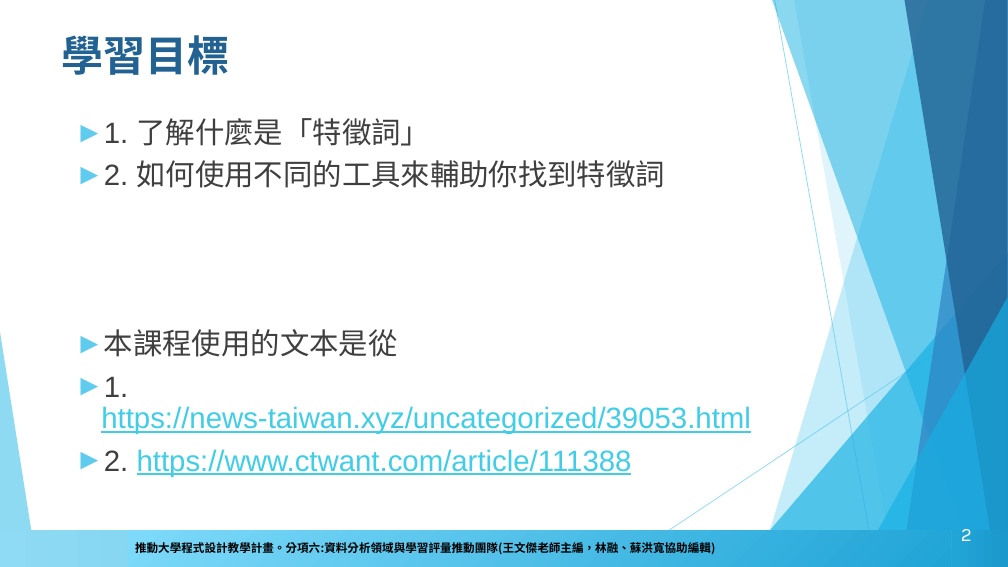
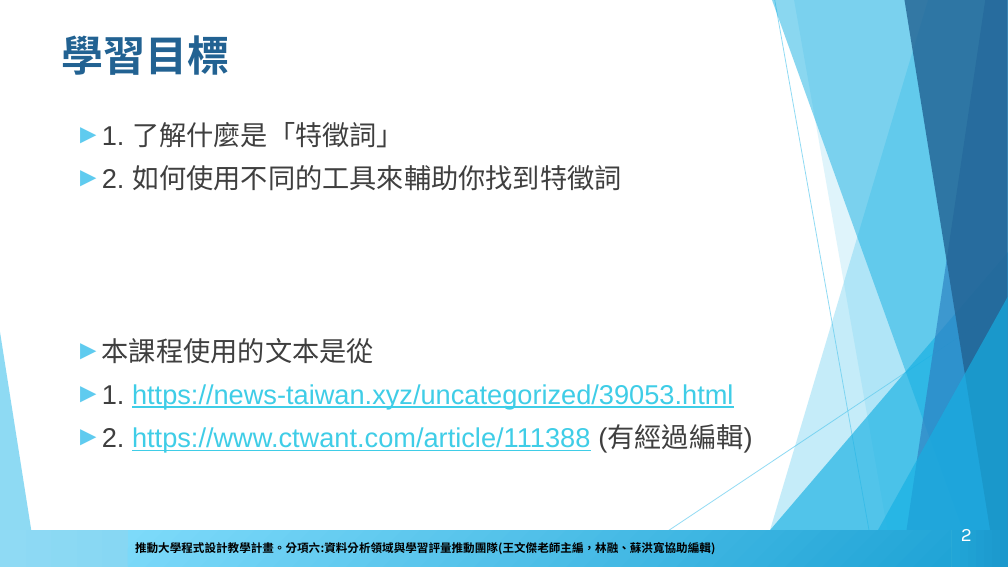
Before and after one commit to howardsukuan/textual-data-analysis-python, a slide deck: slide 2 of week02/文本分析與程式設計Week02.pptx. Drawn at 1008x567 pixels with LibreOffice and Linux fonts; fonts in the diff are those of the drawing; background and template pictures are left out. Boxes give left, top, right and bottom in pixels: in the first picture for what was removed or moved away, otherwise in the second. Text is boxed around its words. In the diff, an @@ line names an element or a change of style, - is before the commit and + after.

```diff
--- a/week02/文本分析與程式設計Week02.pptx
+++ b/week02/文本分析與程式設計Week02.pptx
@@ text at bbox=[75, 122, 733, 409]: size 28 to 25.9 pt in "1. 了解什麼是「特徵詞」", "2. 如何使用不同的工具來輔助你找到特徵詞", "本課程使用的文本是從", "1. https://news-taiwan.xyz/uncategorized/39053.html"; line spacing 0.9 to 1 @@
@@ text at bbox=[75, 426, 752, 452]: text changed; size 28 to 25.9 pt @@
-► 2. https://www.ctwant.com/article/111388
+► 2. https://www.ctwant.com/article/111388 (有經過編輯)
```
Also in this commit, not shown: 8 other files.
